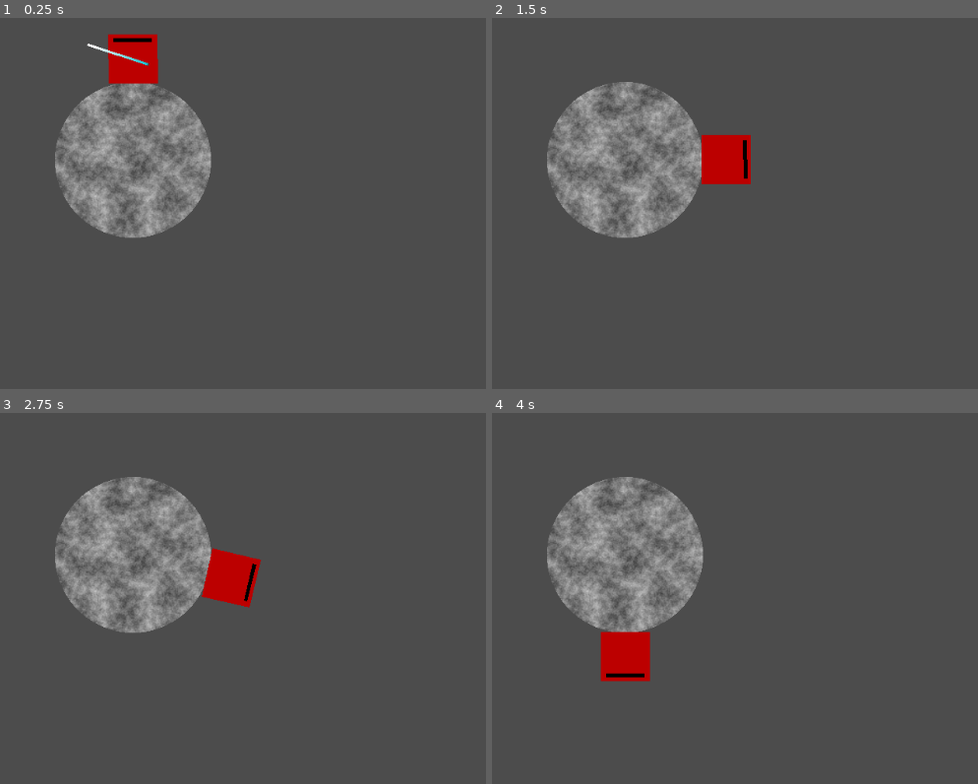
Above: before the commit, frames 1-4 (two rows, left to right).
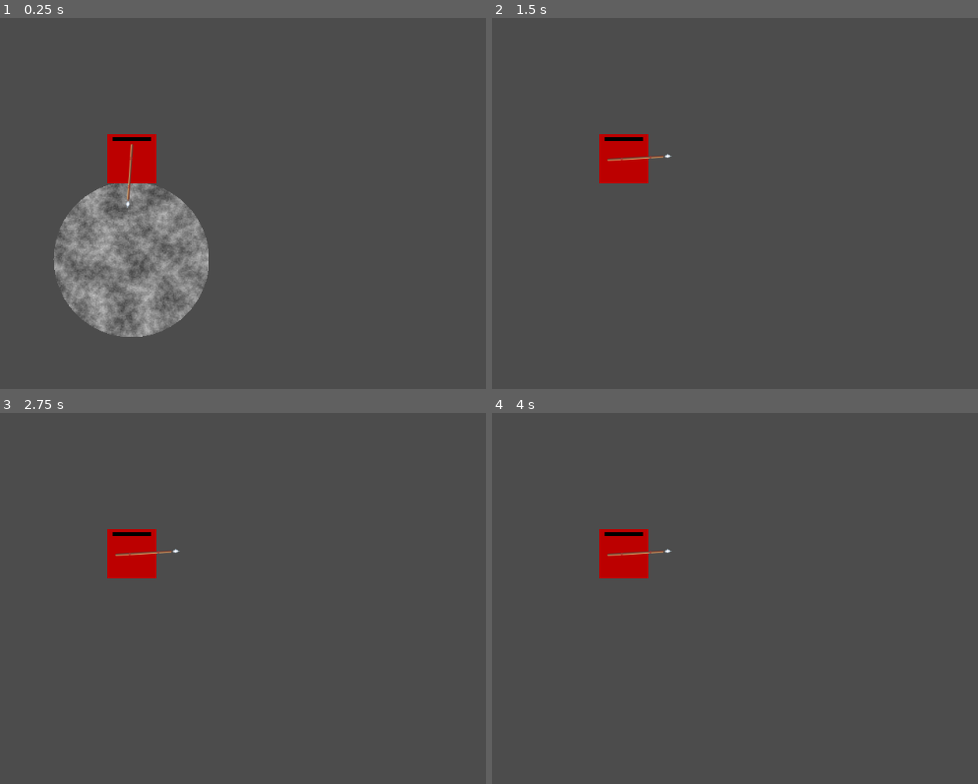
Above: after the commit, the same moments.

Repository: kaiobarb/GodotWildJam
Game: Godot game, scene res://scenes/Main/Main.tscn
Same seed, same stepped clock (60 frames per second), same inputs: the game is played once before the commit and once after it.
Inputs (mouse positions are in pixels of both pictures, inside the frame that each line leads up to):
- Up to frame 1 (0.25 s): no input
- Up to frame 2 (1.5 s): move the mouse to (798, 136) at 0.52 s; hold Right (ui_right) 0.53-1.28 s; right-click (798, 136) at 0.6 s; move the mouse to (outside the picture) at 1.27 s; hold Left (ui_left) from 1.28 s (still down); right-click (outside the picture) at 1.35 s
- Up to frame 3 (2.75 s): move the mouse to (208, 453) at 2.02 s; release Left (ui_left) at 2.03 s; hold Right (ui_right) from 2.03 s (still down); right-click (208, 453) at 2.1 s
- Up to frame 4 (4 s): move the mouse to (584, 646) at 2.77 s; right-click (584, 646) at 2.85 s; move the mouse to (861, 624) at 3.52 s; release Right (ui_right) at 3.53 s; hold Left (ui_left) from 3.53 s (still down); right-click (861, 624) at 3.6 s

The runs differ from the first frame. In frame 1, 17% of the frame differs, in the area x 10-44%, y 4-86%; in frame 2, 11%; in frame 3, 11%; in frame 4, 11%.

Commit message:
spear throwing + a few sprites and particles

Diff:
--- a/scenes/Chain/Chain.tscn
+++ b/scenes/Chain/Chain.tscn
@@ -1,6 +1,14 @@
-[gd_scene load_steps=2 format=2]
+[gd_scene load_steps=4 format=2]
 
 [sub_resource type="CircleShape2D" id=1]
+
+[sub_resource type="Gradient" id=2]
+offsets = PoolRealArray( 0, 0.922535, 1 )
+colors = PoolColorArray( 0, 0, 0, 1, 0.697183, 0.697183, 0.697183, 1, 1, 1, 1, 1 )
+
+[sub_resource type="GradientTexture" id=3]
+gradient = SubResource( 2 )
+width = 50
 
 [node name="Chain" type="Node2D"]
 
@@ -21,4 +29,10 @@
 node_a = NodePath("../Tip")
 node_b = NodePath("../Tip2")
 
-[node name="Position2D" type="Position2D" parent="."]
+[node name="Sprite" type="Sprite" parent="."]
+position = Vector2( -10, 50 )
+rotation = -1.57079
+texture = SubResource( 3 )
+centered = false
+region_enabled = true
+region_rect = Rect2( 0, 0, 50, 20 )
--- a/scenes/Main/Main.tscn
+++ b/scenes/Main/Main.tscn
@@ -1,7 +1,7 @@
 [gd_scene load_steps=4 format=2]
 
-[ext_resource path="res://scenes/Planet/Planet.tscn" type="PackedScene" id=1]
-[ext_resource path="res://scenes/Player/Player.tscn" type="PackedScene" id=2]
+[ext_resource path="res://scenes/Player/Player.tscn" type="PackedScene" id=1]
+[ext_resource path="res://scenes/Planet/Planet.tscn" type="PackedScene" id=2]
 
 [sub_resource type="RectangleShape2D" id=1]
 extents = Vector2( 510, 10 )
@@ -9,12 +9,12 @@
 [node name="Main" type="Node2D"]
 z_index = 1
 
-[node name="Planet" parent="." instance=ExtResource( 1 )]
+[node name="Player" parent="." instance=ExtResource( 1 )]
+position = Vector2( 513.319, 156.051 )
+
+[node name="Planet" parent="." instance=ExtResource( 2 )]
 position = Vector2( 514.106, 302.104 )
 z_index = -2
-
-[node name="Player" parent="." instance=ExtResource( 2 )]
-position = Vector2( 513.319, 156.051 )
 
 [node name="Camera2D" type="Camera2D" parent="."]
 position = Vector2( 514.106, 302.104 )
--- a/scenes/Planet/Planet.tscn
+++ b/scenes/Planet/Planet.tscn
@@ -1,10 +1,39 @@
-[gd_scene load_steps=7 format=2]
+[gd_scene load_steps=12 format=2]
+
+[ext_resource path="res://scenes/Planet/particle.png" type="Texture" id=1]
 
 [sub_resource type="CircleShape2D" id=1]
 radius = 583.522
 
 [sub_resource type="CircleShape2D" id=2]
 radius = 99.7582
+
+[sub_resource type="CanvasItemMaterial" id=8]
+particles_animation = true
+particles_anim_h_frames = 1
+particles_anim_v_frames = 1
+particles_anim_loop = true
+
+[sub_resource type="Gradient" id=9]
+offsets = PoolRealArray( 0.669528, 1 )
+colors = PoolColorArray( 1, 1, 1, 1, 1, 1, 1, 0 )
+
+[sub_resource type="GradientTexture" id=10]
+gradient = SubResource( 9 )
+
+[sub_resource type="ParticlesMaterial" id=7]
+flag_disable_z = true
+spread = 180.0
+gravity = Vector3( 0, 0, 0 )
+initial_velocity = 100.0
+initial_velocity_random = 0.34
+angular_velocity = 232.94
+angular_velocity_random = 0.7
+orbit_velocity = 0.0
+orbit_velocity_random = 0.0
+color_ramp = SubResource( 10 )
+hue_variation = 0.12
+hue_variation_random = 1.0
 
 [sub_resource type="Shader" id=3]
 code = "shader_type canvas_item;
@@ -60,6 +89,14 @@
 position = Vector2( -0.372467, -0.483459 )
 shape = SubResource( 2 )
 
+[node name="Particles2D" type="Particles2D" parent="."]
+material = SubResource( 8 )
+amount = 60
+lifetime = 1.6
+randomness = 0.36
+process_material = SubResource( 7 )
+texture = ExtResource( 1 )
+
 [node name="Sprite" type="Sprite" parent="."]
 material = SubResource( 4 )
 position = Vector2( -0.372467, -0.483459 )
--- a/scenes/Player/Player.gd
+++ b/scenes/Player/Player.gd
@@ -1,14 +1,22 @@
 extends RigidBody2D
 
 onready var planet_position = get_parent().find_node("Planet").get_global_position()
+var spear_scn = preload("res://scenes/Spear/Spear.tscn")
+var spear
 var MAX_SPEED = 570.0
 var lateral_speed = 124.0
-var jump_strength = 7000
+var jump_strength = 5000
 var damp
 var jumping = false
 
 func _ready():
 	damp = linear_damp
+#	spear = spear_scn.instance()
+#	spear.position = get_global_position()
+#	get_parent().call_deferred("add_child", spear)
+#	$PinJoint2D.node_b = "../Spear"
+#	print($PinJoint2D.node_b)
+
 
 func _integrate_forces(state):
 	look_at(planet_position)
--- a/scenes/Player/Player.tscn
+++ b/scenes/Player/Player.tscn
@@ -28,6 +28,7 @@
 collision_mask = 5
 physics_material_override = SubResource( 1 )
 gravity_scale = 8.0
+continuous_cd = 1
 contacts_reported = 1
 contact_monitor = true
 linear_damp = 52.0
@@ -37,9 +38,9 @@
 rotation = -1.57079
 node_a = NodePath("..")
 node_b = NodePath("../Spear")
+softness = 1.6
 
 [node name="CollisionShape2D" type="CollisionShape2D" parent="."]
-visible = false
 rotation = -1.57079
 shape = SubResource( 2 )
 
@@ -57,5 +58,11 @@
 region_rect = Rect2( 0, 0, 50, 5 )
 
 [node name="Spear" parent="." instance=ExtResource( 2 )]
-rotation = -1.57079
+
+[node name="Camera2D" type="Camera2D" parent="."]
+rotation = -1.5708
+rotating = true
+current = true
+drag_margin_h_enabled = false
+drag_margin_v_enabled = false
 [connection signal="body_entered" from="." to="." method="_on_Player_body_entered"]
--- a/scenes/Spear/Spear.gd
+++ b/scenes/Spear/Spear.gd
@@ -1,17 +1,28 @@
 extends RigidBody2D
 
-var thrown
-var throw_to
+var thrown = false
+var throw_to = Vector2()
+var velocity = Vector2()
+var speed = 1000
+
 
 func _process(delta):
-	if(Input.is_action_just_pressed("right_click")):
+#	if(!thrown):
+#		look_at(get_global_mouse_position())
+	if(Input.is_action_just_pressed("right_click") && !thrown):
 		var joint = get_parent().get_child(0)
 		joint.node_b = ""
 		throw_to = get_global_mouse_position()-get_global_position()
+		look_at(get_global_mouse_position())
+		apply_central_impulse(throw_to.normalized()*speed)
 		thrown = true
 
-func _integrate_forces(state):
+func _on_Spear_body_entered(body):
 	if(thrown):
-		apply_central_impulse(throw_to.normalized() * 80)
-	else:
-		look_at(get_global_mouse_position())
+		var save_pos = get_global_position()
+		linear_velocity = Vector2(0,0)
+		call_deferred("set_mode", (RigidBody2D.MODE_KINEMATIC))
+		#var copy = self
+		get_parent().call_deferred("remove_child",self)
+		body.call_deferred("add_child",self)
+		position = save_pos - get_global_position()
--- a/scenes/Spear/Spear.tscn
+++ b/scenes/Spear/Spear.tscn
@@ -1,30 +1,26 @@
-[gd_scene load_steps=5 format=2]
+[gd_scene load_steps=4 format=2]
 
 [ext_resource path="res://scenes/Spear/Spear.gd" type="Script" id=1]
-
+[ext_resource path="res://scenes/Spear/Spear.png" type="Texture" id=2]
 
 [sub_resource type="SegmentShape2D" id=1]
 a = Vector2( -22, 0 )
 b = Vector2( 62, 0 )
 
-[sub_resource type="Gradient" id=2]
-offsets = PoolRealArray( 0, 0.028169, 0.866197 )
-colors = PoolColorArray( 0.219608, 0.219608, 0.219608, 1, 0.0901961, 0.780392, 0.831373, 1, 1, 1, 1, 1 )
-
-[sub_resource type="GradientTexture" id=3]
-gradient = SubResource( 2 )
-width = 84
-
 [node name="Spear" type="RigidBody2D"]
+collision_layer = 17
+collision_mask = 5
+gravity_scale = 0.0
+contacts_reported = 1
+contact_monitor = true
 script = ExtResource( 1 )
 
 [node name="CollisionShape2D" type="CollisionShape2D" parent="."]
 shape = SubResource( 1 )
-disabled = true
 
 [node name="Sprite" type="Sprite" parent="CollisionShape2D"]
 position = Vector2( 0, 1.43592 )
-texture = SubResource( 3 )
+texture = ExtResource( 2 )
 offset = Vector2( 20.0931, -0.760925 )
-region_enabled = true
-region_rect = Rect2( 0, 0, 84, 3 )
+region_rect = Rect2( 0, 0, 84, 6 )
+[connection signal="body_entered" from="." to="." method="_on_Spear_body_entered"]
Binary file added: scenes/Planet/particle.png
Not shown, added: scenes/Planet/particle.png.import
Binary file added: scenes/Spear/Spear.png
Not shown, added: scenes/Spear/Spear.png.import
